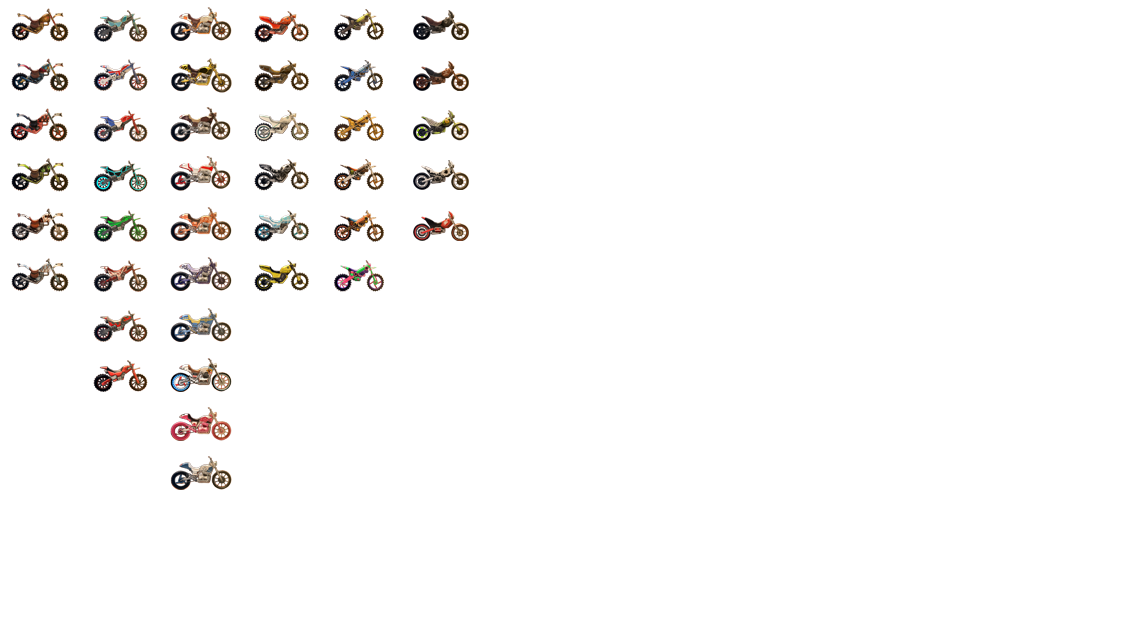
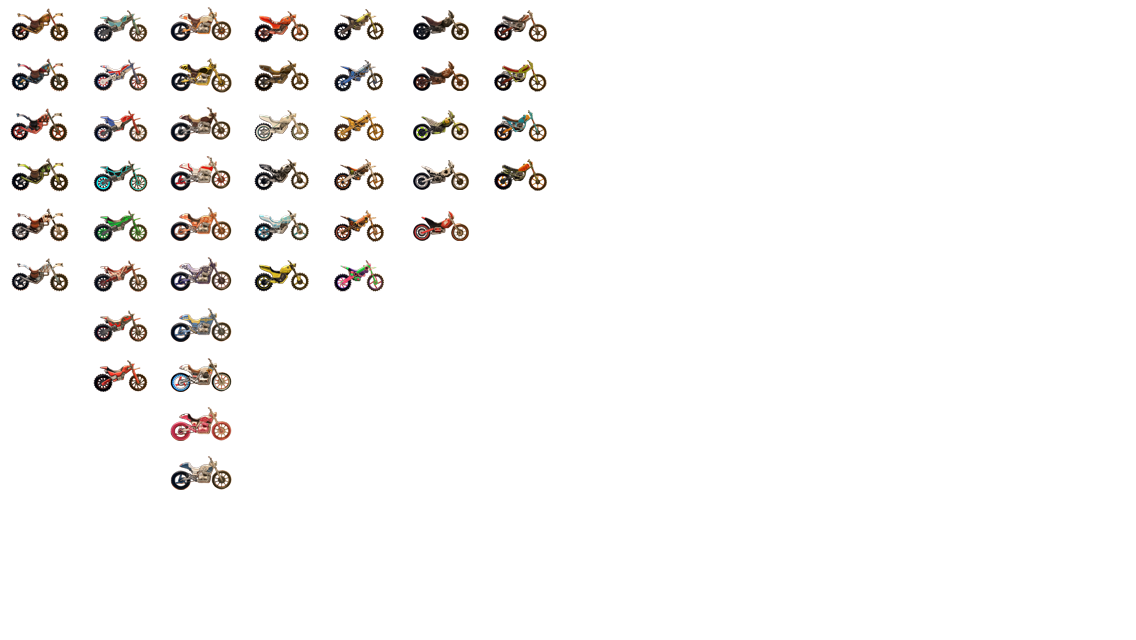
Layers edited between the first and the second 1136×640 image:
added group "riptide" with 4 layers above "Ebene 2" over (494, 10, 547, 191)
added layer "default gnasher" in group "riptide" over (494, 10, 547, 42)
added layer "snake" in group "riptide" over (494, 60, 547, 92)
added layer "parrot" in group "riptide" over (494, 110, 547, 142)
added layer "squash" in group "riptide" over (494, 159, 547, 191)
